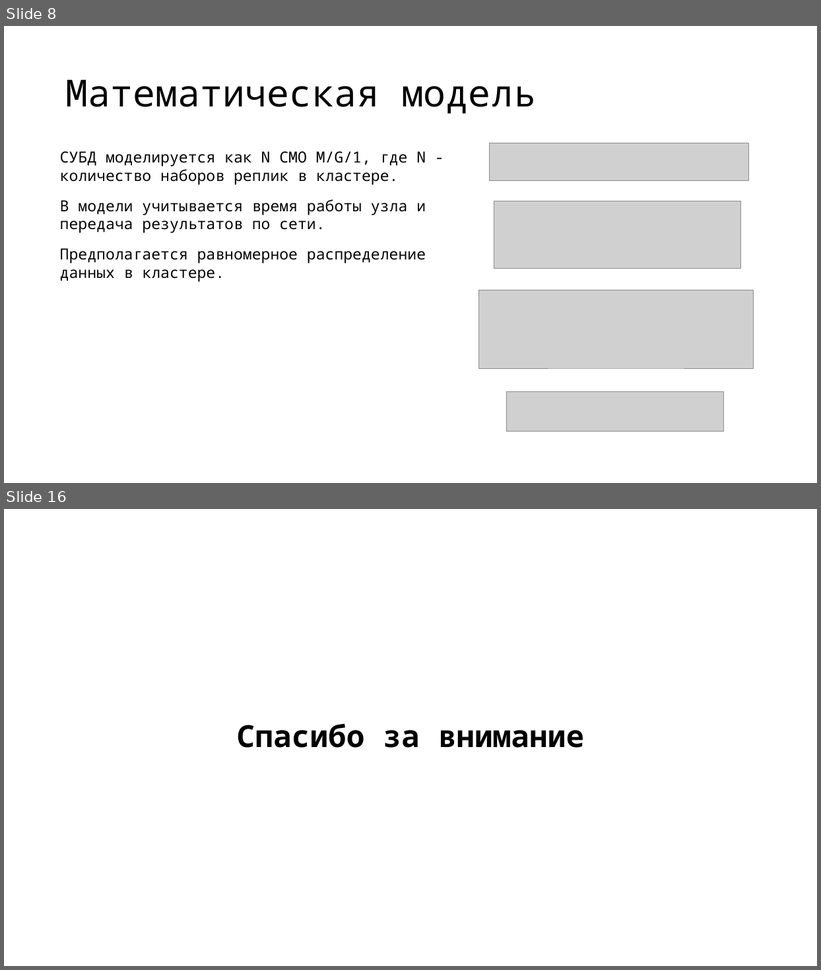
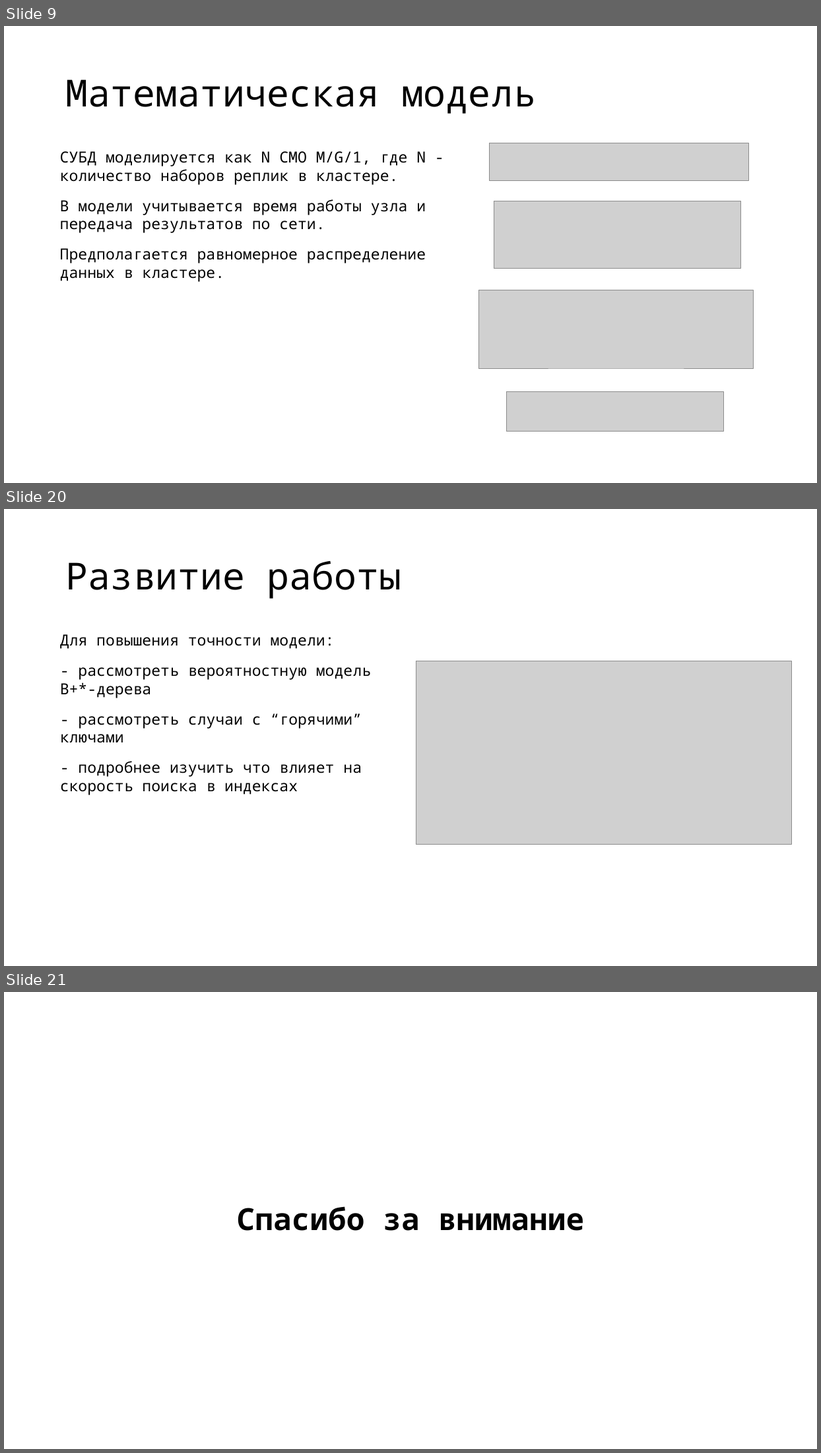
Before and after one commit to vitosotdihaet/pind, a slide deck: presentation.odp. Shown one above the other, each under a label of ours: slides 8 and 16 before the commit, slides 9, 20 and 21 after it; the slides between them are not shown. The pictures are 821x970 and 821x1453 pixels, drawn with LibreOffice and Linux fonts; fonts in the diff are those of the drawing; grey boxes stand for pictures. Boxes give left, top, right and bottom in pixels: in the first picture for what was removed or moved away, otherwise in the second. Text is boxed around its words. In the diff, an @@ line names an element or a change of style, - is before the commit and + after.

```diff
--- a/presentation.odp
+++ b/presentation.odp
@@ slide 20 added at (x1=4, y1=509, x2=817, y2=966), background #FFFFFF @@
@@ title added at (x1=66, y1=561, x2=401, y2=599), 44 pt, text #000000 @@
+Развитие работы
@@ text added at (x1=60, y1=634, x2=371, y2=795), 18 pt, text #000000 @@
+Для повышения точности модели:
+- рассмотреть вероятностную модель B+*-дерева
+- рассмотреть случаи с “горячими” ключами
+- подробнее изучить что влияет на скорость поиска в индексах
@@ picture added at (x1=416, y1=661, x2=792, y2=844) @@
@@ what was slide 8 is now slide 9 @@
@@ what was slide 16 is now slide 21 @@
```
Also in this commit, not shown: 7 slides changed, 5 other slides added, 1 slide removed, 2 other files.
